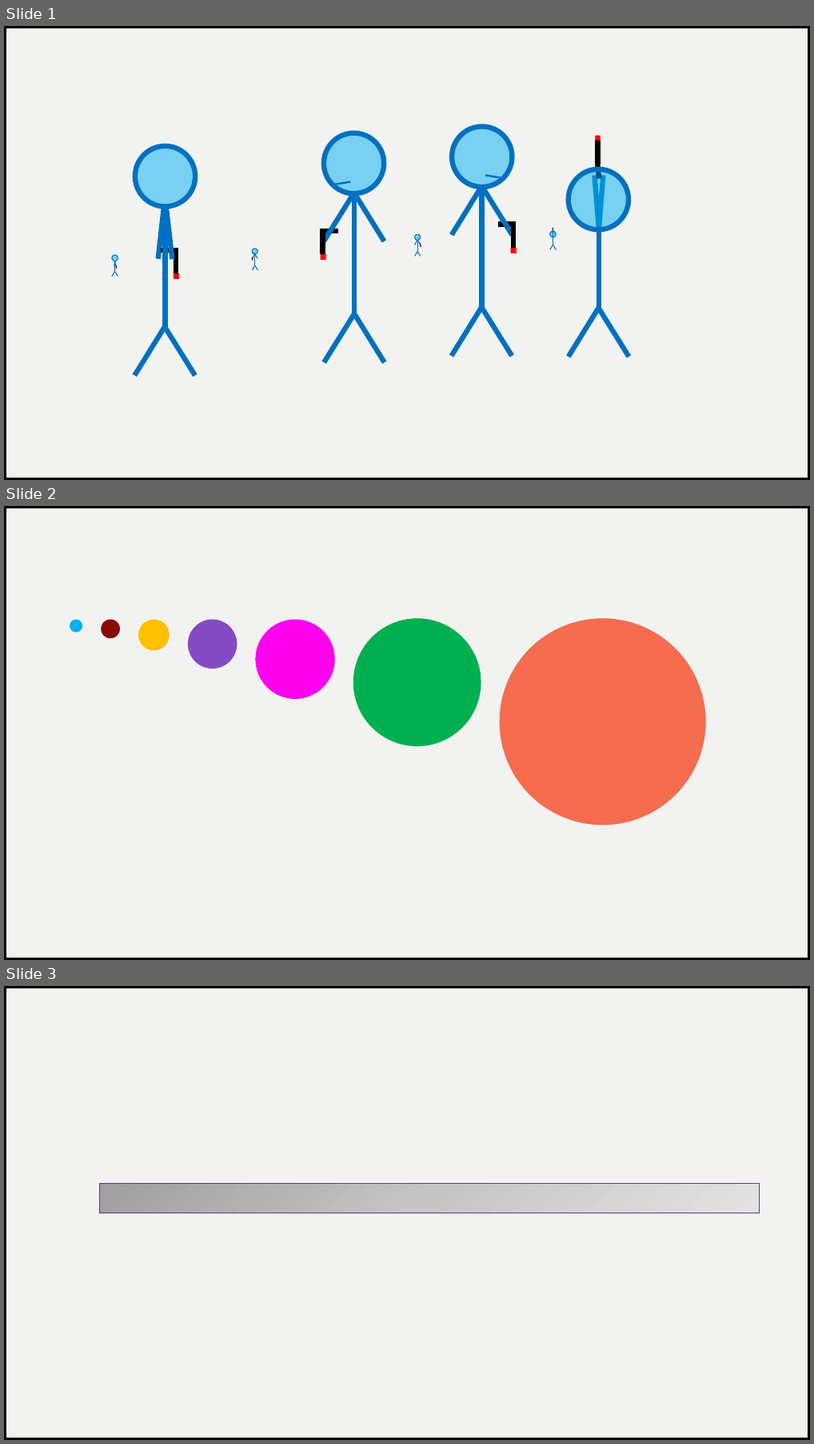
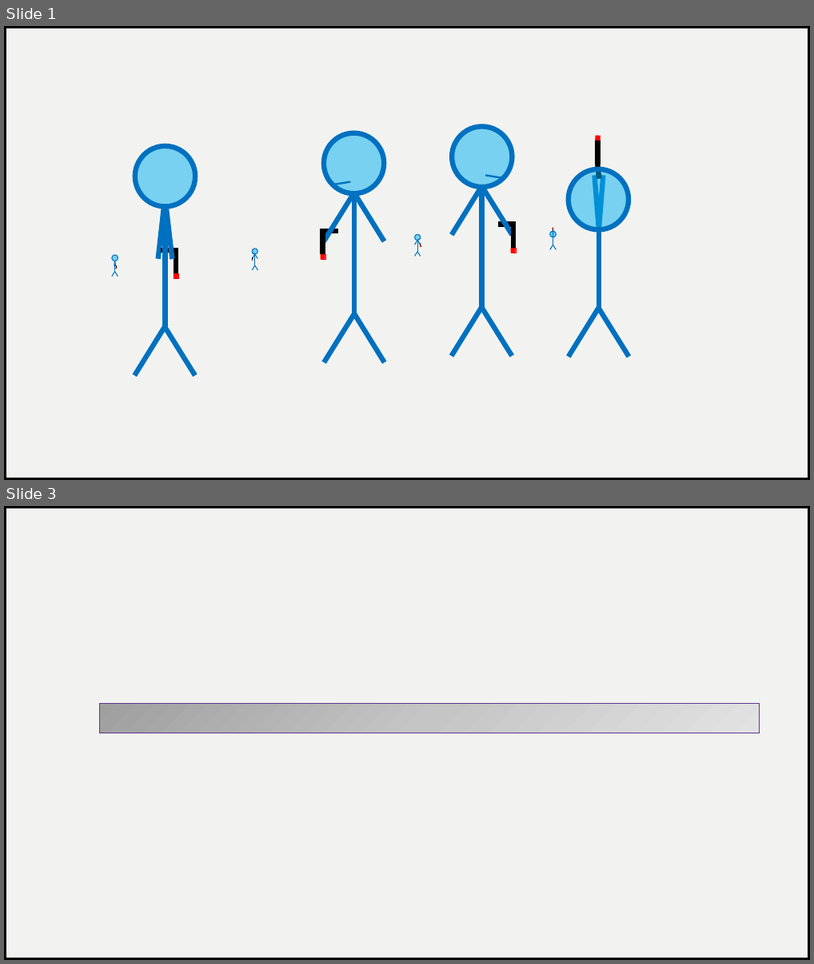
Before and after one commit to arcrystal/bubble-trouble-rl, a slide deck: Sprites/sprites.pptx. Shown one above the other, each under a label of ours: slides 1, 2 and 3 before the commit, slides 1 and 3 after it; the slides between them are not shown. The pictures are 814x1444 and 814x964 pixels, drawn with LibreOffice and Linux fonts; fonts in the diff are those of the drawing. Boxes give left, top, right and bottom in pixels: in the first picture for what was removed or moved away, otherwise in the second. Text is boxed around its words. In the diff, an @@ line names an element or a change of style, - is before the commit and + after.

```diff
--- a/Sprites/sprites.pptx
+++ b/Sprites/sprites.pptx
@@ slide 2 removed at box(4, 506, 810, 960), background #F2F3F0; not listed: 1 template element that a slide beside it also shows @@
@@ freeform shape removed at box(4, 521, 637, 960) @@
@@ rectangle removed at box(4, 506, 810, 960) @@
@@ ellipse removed at box(70, 620, 82, 632) @@
@@ ellipse removed at box(102, 620, 119, 638) @@
@@ ellipse removed at box(139, 620, 169, 650) @@
@@ ellipse removed at box(189, 620, 237, 668) @@
@@ ellipse removed at box(256, 620, 335, 698) @@
@@ ellipse removed at box(354, 619, 482, 745) @@
@@ ellipse removed at box(500, 619, 706, 824) @@
```
Also in this commit, not shown: 1 slide added, 17 other files.
